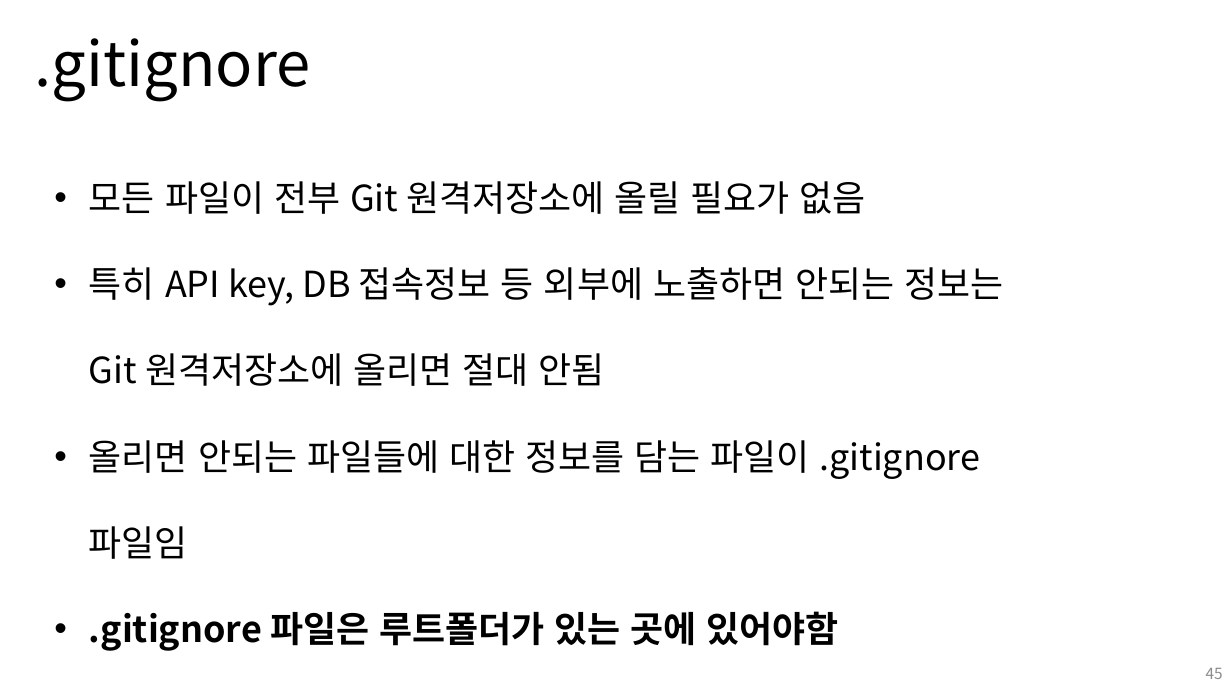
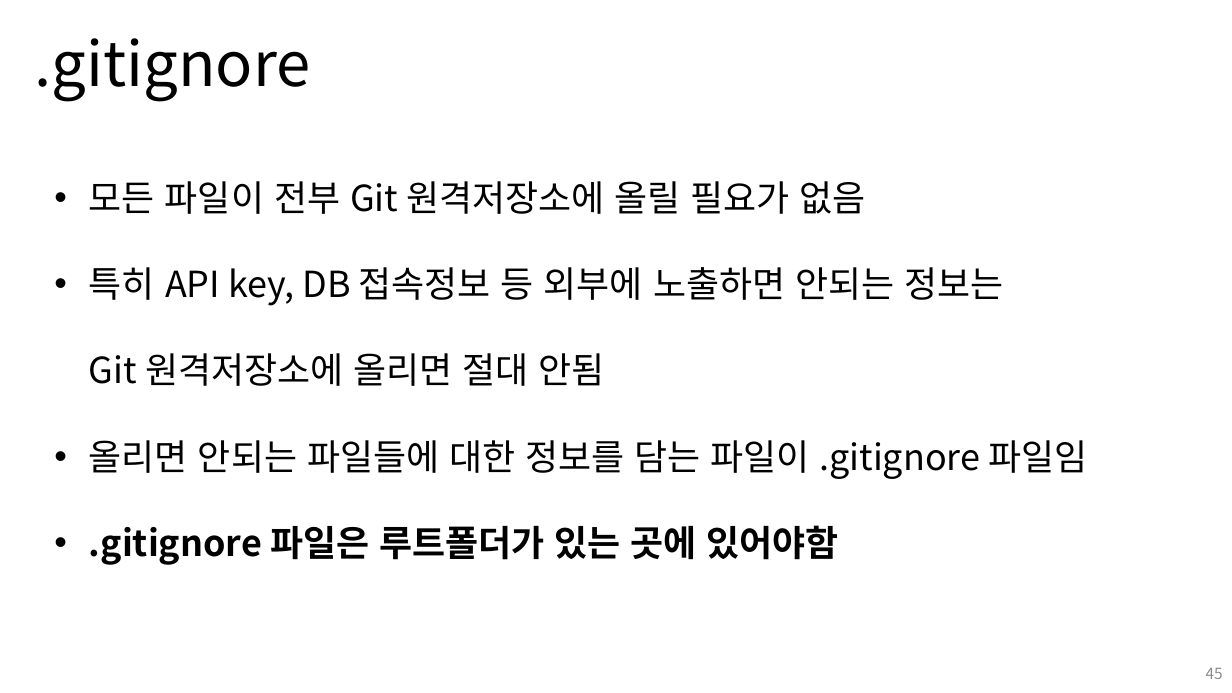
Before and after one commit to Leader-Lesson/KDT_SF_Short_5th, a slide deck: slide 45 of material/02_Git 기초.pptx. Drawn at 1232x693 pixels with LibreOffice and Linux fonts; fonts in the diff are those of the drawing; background and template pictures are left out. Boxes give left, top, right and bottom in pixels: in the first picture for what was removed or moved away, otherwise in the second. Text is boxed around its words. In the diff, an @@ line names an element or a change of style, - is before the commit and + after.

Commit message:
lecture : 250422

```diff
--- a/material/02_Git 기초.pptx
+++ b/material/02_Git 기초.pptx
@@ text "모든 파일이 전부 Git 원격저장소에 ..." rewrapped from box(89, 181, 1003, 651) to box(89, 181, 1087, 565) @@
```
Also in this commit, not shown: 9 other slides changed, 4 other files.
